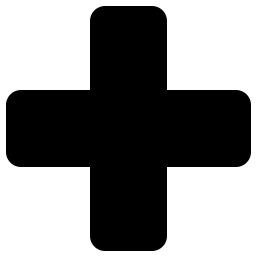
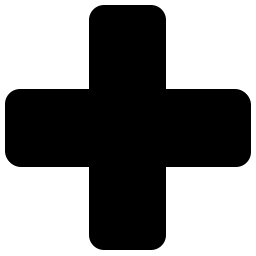
Before/after of a 256px x 256px layered artwork. What changed in the layer stack:
added layer "Plus" above "Minus" over (5, 5, 250, 250)
renamed "Прямоугольник 1" to "Minus", painted on it over (6, 6, 250, 251)
